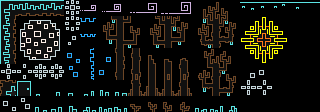
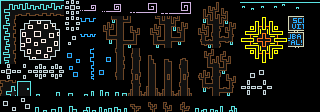
Revision of a layered w=320, h=112 image; what changed, layer by layer:
painted on "Pasted Layer" over (x1=288, y1=16, x2=304, y2=48)
